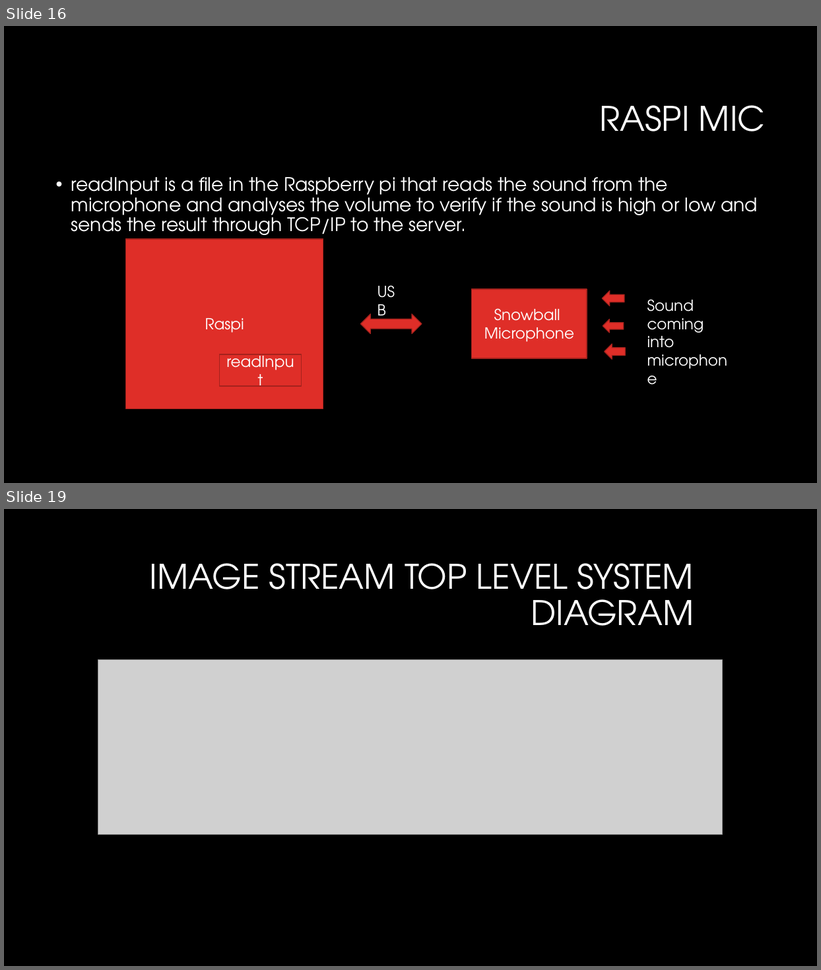
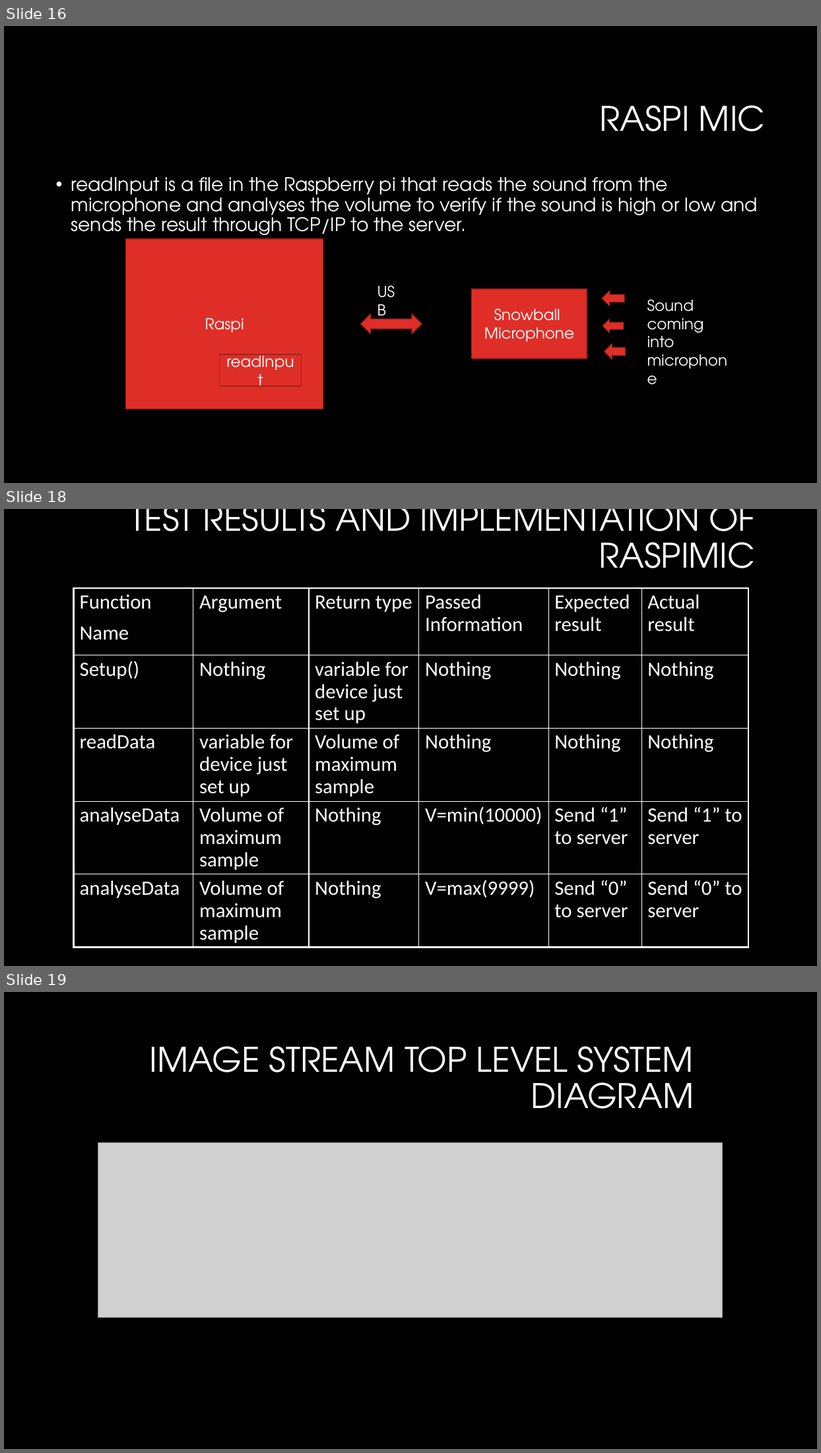
Before and after one commit to saeedalavinia/Sysc3010_Term_Project, a slide deck: Baby monitor System_codeReview.pptx. Shown one above the other, each under a label of ours: slides 16 and 19 before the commit, slides 16, 18 and 19 after it; the slides between them are not shown. The pictures are 821x970 and 821x1453 pixels, drawn with LibreOffice and Linux fonts; fonts in the diff are those of the drawing; grey boxes stand for pictures; background and template pictures are left out. Boxes give left, top, right and bottom in pixels: in the first picture for what was removed or moved away, otherwise in the second. Text is boxed around its words. In the diff, an @@ line names an element or a change of style, - is before the commit and + after.

```diff
--- a/Baby monitor System_codeReview.pptx
+++ b/Baby monitor System_codeReview.pptx
@@ slide 18 added at bbox=[4, 509, 817, 966], background #000000 @@
@@ title added at bbox=[130, 509, 755, 568], 40 pt, text #FFFFFF @@
+TEST RESULTS AND IMPLEMENTATION OF RASPIMIC
@@ table added at bbox=[73, 588, 748, 946], 5 rows, 6 columns @@
+Function / Name | Argument | Return type | Passed Information | Expected result | Actual result
+Setup() | Nothing | variable for device just set up | Nothing | Nothing | Nothing
+readData | variable for device just set up | Volume of maximum sample | Nothing | Nothing | Nothing
+analyseData | Volume of maximum sample | Nothing | V=min(10000) | Send “1” to server | Send “1” to server
+analyseData | Volume of maximum sample | Nothing | V=max(9999) | Send “0” to server | Send “0” to server
```
Also in this commit, not shown: 1 other slide added, 2 slides removed.
